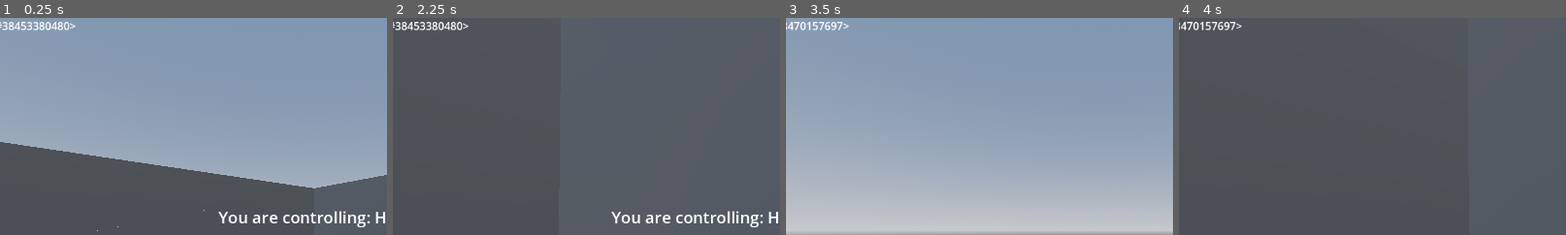
Above: before the commit, frames 1-4 (left to right).
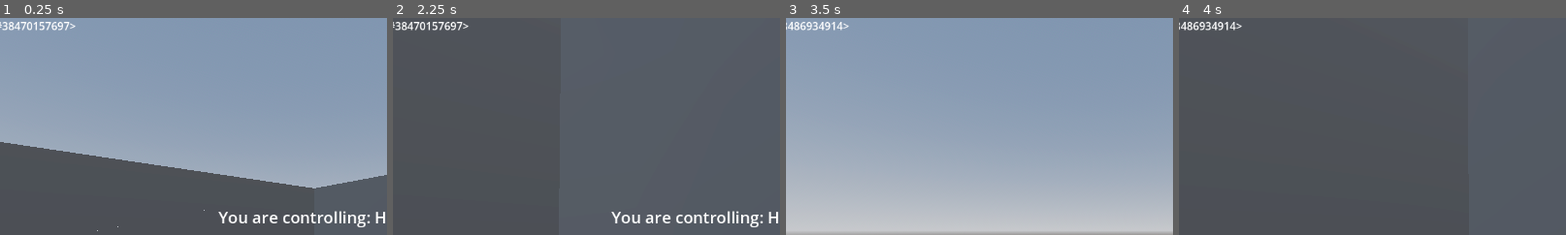
Above: after the commit, the same moments.

Repository: city-high-rider/soulswap
Game: Godot game, scene res://test_level.tscn
Same seed, same stepped clock (60 frames per second), same inputs: the game is played once before the commit and once after it.
Inputs (mouse positions are % of the whole screen's width and height, from its top left):
- Up to frame 1 (0.25 s): no input
- Up to frame 2 (2.25 s): move the mouse to (55, 50) at 0.52 s; hold W (forward) from 0.53 s (still down); tap F (possess) at 0.6, 1.35 s; tap Space (jump) at 0.77, 1.52 s; move the mouse to (45, 50) at 1.27 s; move the mouse to (52, 48) at 2.02 s; press the mouse at (52, 48) at 2.03 s
- Up to frame 3 (3.5 s): keep holding W (forward); tap F (possess) at 2.3, 3.05 s; tap Enter at 2.75 s; move the mouse to (49, 52) at 2.77 s; release the mouse at (49, 52) at 2.78 s; tap Tab (toggle_info) at 2.85 s; tap Space (jump) at 3.02 s
- Up to frame 4 (4 s): keep holding W (forward); move the mouse to (57, 51) at 3.52 s; tap F (possess) at 3.6 s; tap Space (jump) at 3.77 s
The pictures show only the part of the screen within x 9-59%, y 0-50%; the shares and areas given below are measured in that part.

The runs differ from the first frame. In frame 1, 0.3% of the frame differs, in the area x 5-19%, y 1-6%; in frame 2, 0.3%; in frame 3, 0.3%; in frame 4, 0.3%.

Commit message:
move everything to appropriate collision layers for real this time

Diff:
--- a/components/player_head.gd
+++ b/components/player_head.gd
@@ -4,4 +4,4 @@
 # This class is the player's "head". It's stuff that the player should always have, regardless
 # of which body they are controlling. For example, a camera and a raycast to tell where they are aiming.
 
-@onready var look_ray : RayCast3D = $RayCast3D
+@onready var possess_ray : RayCast3D = $PossessRay
--- a/components/player_head.tscn
+++ b/components/player_head.tscn
@@ -7,10 +7,15 @@
 transform = Transform3D(1, 0, 0, 0, 1, 0, 0, 0, 1, 0, 0.581344, 0)
 script = ExtResource("1_o6kiu")
 
-[node name="RayCast3D" type="RayCast3D" parent="."]
+[node name="PossessRay" type="RayCast3D" parent="."]
 target_position = Vector3(0, 0, -20)
+collision_mask = 4
+
+[node name="HitscanManager" type="Node3D" parent="." node_paths=PackedStringArray("raycast")]
+script = ExtResource("2_ijohn")
+raycast = NodePath("GunRay")
+
+[node name="GunRay" type="RayCast3D" parent="HitscanManager"]
+target_position = Vector3(0, 0, -50)
+collision_mask = 7
 collide_with_areas = true
-
-[node name="HitscanManager" type="Node" parent="." node_paths=PackedStringArray("raycast")]
-script = ExtResource("2_ijohn")
-raycast = NodePath("../RayCast3D")
--- a/components/possessable_body.gd
+++ b/components/possessable_body.gd
@@ -34,8 +34,8 @@
 	state_machine.handle_ghost_output(action, payload)
 	match action:
 		"possess":
-			if head.look_ray.get_collider() is Shell:
-				var new_host : Shell = head.look_ray.get_collider()
+			if head.possess_ray.get_collider() is Shell:
+				var new_host : Shell = head.possess_ray.get_collider()
 				PlayerInfo.current_player_shell = new_host
 				set_physics_process(false)
 				new_host.call_deferred("change_ghost", ghost)
--- a/shells/roller_body.tscn
+++ b/shells/roller_body.tscn
@@ -21,6 +21,7 @@
 
 [node name="CharacterBody3D" type="CharacterBody3D" node_paths=PackedStringArray("health", "head", "state_machine", "UI")]
 collision_layer = 4
+collision_mask = 5
 script = ExtResource("1_l07wf")
 health = NodePath("HealthComponent")
 head = NodePath("Camera3D")
@@ -31,6 +32,8 @@
 shape = SubResource("SphereShape3D_uwm6i")
 
 [node name="Hitbox" type="Area3D" parent="." node_paths=PackedStringArray("health_component")]
+collision_layer = 2
+collision_mask = 0
 script = ExtResource("2_dg4nn")
 health_component = NodePath("../HealthComponent")
 
--- a/shells/roller_machinegun_body.tscn
+++ b/shells/roller_machinegun_body.tscn
@@ -15,7 +15,7 @@
 transform = Transform3D(1, 0, 0, 0, 1, 0, 0, 0, 1, -0.540012, 0, 0)
 hitscan_manager = NodePath("../HitscanManager")
 
-[node name="UI" parent="Camera3D/MachineGun2" index="5"]
+[node name="UI" parent="Camera3D/MachineGun2" index="4"]
 offset_left = 1.0
 offset_top = -85.0
 offset_right = 1.0
--- a/test_level.tscn
+++ b/test_level.tscn
@@ -122,14 +122,12 @@
 
 [node name="GunRoller" parent="." node_paths=PackedStringArray("ghost") instance=ExtResource("7_8x0cu")]
 transform = Transform3D(-0.990859, 0, -0.134903, 0, 1, 0, 0.134903, 0, -0.990859, -4.21475, 0.557481, -2.76105)
-collision_layer = 1
 ghost = NodePath("DummyGhost")
 
 [node name="DummyGhost" parent="GunRoller" instance=ExtResource("6_cxcap")]
 
 [node name="GunRoller2" parent="." node_paths=PackedStringArray("ghost") instance=ExtResource("7_8x0cu")]
 transform = Transform3D(-0.990859, 0, -0.134903, 0, 1, 0, 0.134903, 0, -0.990859, -2.23792, 0.557481, -2.76105)
-collision_layer = 1
 ghost = NodePath("DummyGhost")
 
 [node name="DummyGhost" parent="GunRoller2" instance=ExtResource("6_cxcap")]
